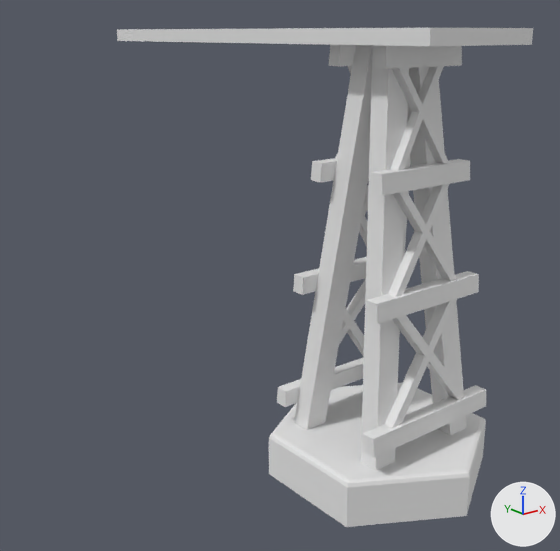
The Blender file _Intensifs-2025 (Dossier Unity)/Assets/_Leslie/SM_bridge.blend: old version first, new version second.
Camera for both pictures: a 50 mm camera at (-22.9, -33.5, 13.9) aimed at (-2.9, -8.4, 3.9). Arrows for +X, +Y and +Z are at lower right; the lights stay in place.

Before the edit, the objects in view are built like this:
```python
ob_cube = bpy.data.objects.new('Cube', me_cube_005)
ob_cube.location = (0.0, -11.96, 0.0)
ob_cube_001 = bpy.data.objects.new('Cube.001', me_cube_007)
ob_cube_001.location = (0.0, -11.96, 0.0)
ob_cube_002 = bpy.data.objects.new('Cube.002', me_cube_008)
ob_cube_002.location = (0.0, -11.96, 0.0)
ob_poutres_bas = bpy.data.objects.new('poutres_bas', me_cube_003)
ob_poutres_bas.location = (0.0, -11.96, 0.0)
ob_poutres_bas.rotation_euler = (-0.0952, 0.0, 0.0)  # degrees (-5.5, 0, 0)
ob_poutres_bas.scale = (3.02, 0.291, 0.391)
ob_poutres_bas_001 = bpy.data.objects.new('poutres_bas.001', me_cube_009)
ob_poutres_bas_001.location = (0.0, -12.5, -5.25)
ob_poutres_bas_001.rotation_euler = (-0.0952, 0.0, 0.0)  # degrees (-5.5, 0, 0)
ob_poutres_bas_001.scale = (3.49, 0.291, 0.391)
ob_poutres_centrales = bpy.data.objects.new('poutres_centrales', me_cube_001)
ob_poutres_centrales.location = (0.0, -11.96, 0.0)
ob_poutres_centrales.scale = (0.546, 0.436, 6.73)
ob_poutres_haut = bpy.data.objects.new('poutres_haut', me_cube_004)
ob_poutres_haut.location = (0.0, -11.96, 0.0)
ob_poutres_haut.rotation_euler = (-0.0935, 0.0, 0.0)  # degrees (-5.4, 0, 0)
ob_poutres_haut.scale = (2.09, 0.291, 0.391)
ob_poutres_milieu = bpy.data.objects.new('poutres_milieu', me_cube_002)
ob_poutres_milieu.location = (0.0, -11.96, 0.0)
ob_poutres_milieu.rotation_euler = (-0.0948, 0.0, 0.0)  # degrees (-5.4, 0, 0)
ob_poutres_milieu.scale = (2.53, 0.291, 0.391)
ob_tuile = bpy.data.objects.new('tuile', me_cylinder)
ob_tuile.location = (0.0, -11.96, -4.8)
ob_tuile.rotation_euler = (1.571, 0.0, 0.0)  # degrees (90, 0, 0)
# also in view: 'Cube.003' at (0.0, -5.3, 13.8)
```
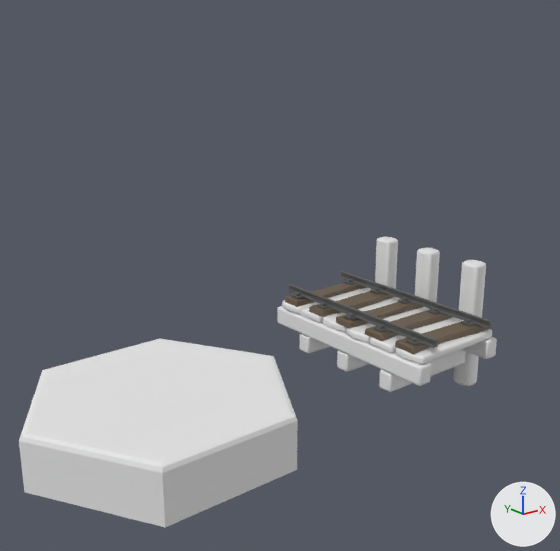
The change, as a diff of the scene's bpy script:
```diff
--- a/_Intensifs-2025 (Dossier Unity)/Assets/_Leslie/SM_bridge.blend.py
+++ b/_Intensifs-2025 (Dossier Unity)/Assets/_Leslie/SM_bridge.blend.py
@@ me_cube_005 @@
-me_cube_005.from_pydata(...)  # 24 vertices, 16 faces; spans x -1.82..1.83, y -2.26..-1.43, z 4.26..8.24
+me_cube_005.from_pydata(...)  # 88 vertices, 82 faces; spans x -2.38..1.71, y -16.11..-11.93, z 2.16..2.49
+# me_cube_005 part 1: 88 vertices added at x -2.38..1.71, y -16.11..-11.93, z 2.16..2.49
+# me_cube_005 part 2: 24 vertices removed from x -1.82..1.83, y -2.26..-1.43, z 4.26..8.24
+# me_cube_005 part 3: the surface is now shaded smooth
@@ me_cube_007 @@
-me_cube_007.from_pydata(...)  # 24 vertices, 16 faces; spans x -1.47..1.48, y -1.74..-0.97, z 9.01..12.72
+me_cube_007.from_pydata(...)  # 18 vertices, 16 faces; spans x 1.7..2.57, y -15.66..-14.73, z -0.56..4.86
+# me_cube_007 part 4: 24 vertices removed from x -1.47..1.48, y -1.74..-0.97, z 9.01..12.72
+# me_cube_007 part 5: 18 vertices added at x 1.7..2.57, y -15.66..-14.73, z -0.56..4.86
+# me_cube_007 part 6: the surface is now shaded smooth
@@ me_cube_008 @@
-me_cube_008.from_pydata(...)  # 24 vertices, 16 faces; spans x -2.27..2.28, y -2.81..-1.87, z -1.0..3.49
+me_cube_008.from_pydata(...)  # 8 vertices, 6 faces; spans x 1.53..2.18, y -16.18..-7.64, z 1.33..2.13
+# me_cube_008 part 7: a new loose piece, a box spanning x 1.53..2.18, y -16.18..-7.64, z 1.33..2.13
+# me_cube_008 part 8: the loose piece of 8 vertices spanning x -1.87..2.28, y -2.81..-1.87, z -1.0..3.49 is deleted
+# me_cube_008 part 9: the loose piece of 8 vertices spanning x 0.0..1.88, y -2.55..-1.87, z 1.52..3.49 is deleted
+# me_cube_008 part 10: the loose piece of 8 vertices spanning x -2.27..-0.01, y -2.81..-2.08, z -1.0..1.48 is deleted
+# me_cube_008 part 11: the surface is now shaded smooth
@@ me_cube_010 @@
 me_cube_010.from_pydata(...)  # 8 vertices, 6 faces; spans x -1.0..1.0, y -1.0..1.0, z -1.0..1.0
 # used by ob_cube_003; location = (0.0, -5.33, 13.8); scale = (2.8, 10.7, 0.289)
+# me_cube_010 part 12: the whole mesh is scaled about its middle by (0.326, 2.3, 0.4), then moved by (1.85, -13.88, 1.73)
@@ ob_tuile @@
 ob_tuile = bpy.data.objects.new('tuile', me_cylinder)
-ob_tuile.location = (0.0, -11.96, -4.8)
-ob_tuile.rotation_euler = (1.571, 0.0, 0.0)  # degrees (90, 0, 0)
+ob_tuile.location = (-10.92, -11.93, 0.2)
+ob_tuile.rotation_euler = (1.571, 0.0, 0.525)  # degrees (90, 0, 30)
@@ ob_poutres_centrales @@
-ob_poutres_centrales = bpy.data.objects.new('poutres_centrales', me_cube_001)
@@ ob_poutres_milieu @@
-ob_poutres_milieu = bpy.data.objects.new('poutres_milieu', me_cube_002)
@@ ob_poutres_bas @@
-ob_poutres_bas = bpy.data.objects.new('poutres_bas', me_cube_003)
@@ ob_poutres_haut @@
-ob_poutres_haut = bpy.data.objects.new('poutres_haut', me_cube_004)
@@ ob_cube @@
 ob_cube = bpy.data.objects.new('Cube', me_cube_005)
-ob_cube.location = (0.0, -11.96, 0.0)
+ob_cube.location = (0.3, 0.0, 0.0)
+ob_cube.scale = (1.16, 1.0, 1.0)
 _m = ob_cube.modifiers.new('Mirror', 'MIRROR')
@@ ob_cube_001 @@
 ob_cube_001 = bpy.data.objects.new('Cube.001', me_cube_007)
-ob_cube_001.location = (0.0, -11.96, 0.0)
-_m = ob_cube_001.modifiers.new('Mirror', 'MIRROR')
-_m.use_axis = (False, True, False)
+ob_cube_001.location = (0.5, 0.79, 0.0)
+_m = ob_cube_001.modifiers.new('Bevel', 'BEVEL')
+_m.segments = 3
+_m = ob_cube_001.modifiers.new('Array', 'ARRAY')
+_m.count = 3
+_m.relative_offset_displace = (0.0, 2.65, 0.0)
@@ ob_cube_002 @@
 ob_cube_002 = bpy.data.objects.new('Cube.002', me_cube_008)
-ob_cube_002.location = (0.0, -11.96, 0.0)
-_m = ob_cube_002.modifiers.new('Mirror', 'MIRROR')
-_m.use_axis = (False, True, False)
+ob_cube_002.location = (0.01, 0.0, 0.03)
+_m = ob_cube_002.modifiers.new('Bevel', 'BEVEL')
+_m.segments = 3
+_m = ob_cube_002.modifiers.new('Array', 'ARRAY')
+_m.relative_offset_displace = (-6.1, 0.0, 0.0)
@@ ob_poutres_bas_001 @@
-ob_poutres_bas_001 = bpy.data.objects.new('poutres_bas.001', me_cube_009)
@@ ob_cube_003 @@
 ob_cube_003 = bpy.data.objects.new('Cube.003', me_cube_010)
-ob_cube_003.location = (0.0, -5.33, 13.8)
-ob_cube_003.scale = (2.8, 10.7, 0.289)
+ob_cube_003.location = (-13.99, -11.34, -0.78)
+ob_cube_003.rotation_euler = (0.0, 0.0, 1.571)  # degrees (0, 0, 90)
@@ ob_sm_raila @@
+ob_sm_raila = bpy.data.objects.new('SM_railA', me_mesh)  # 4284 vertices, 4238 faces; spans x -4.33..4.33, y -0.03..0.62, z -2.28..2.37; in mat_ma_metal (dark grey #595959), mat_ma_wood (brown #695947)
+ob_sm_raila.location = (-0.1, -11.94, 2.47)
+ob_sm_raila.rotation_euler = (1.571, 0.0, 1.571)  # degrees (90, 0, 90)
+ob_sm_raila.scale = (0.988, 0.988, 0.988)
```

Boxes [x1, y1, x2, y2] around the edits, measured in the pictures (560 x 551 px):
'tuile', moved, turned
    before: [269, 383, 486, 527]
    after: [19, 339, 298, 527]
'poutres_centrales', deleted
    before: [294, 45, 467, 471]
'Cube.003', moved, turned, rescaled
    before: [117, 28, 533, 46]
    after: [299, 334, 466, 392]
'Cube.002', reshaped, moved, modifiers changed
    before: [339, 278, 465, 428]
    after: [277, 306, 497, 386]
'SM_railA', added
    after: [285, 271, 491, 355]
'Cube.001', reshaped, moved, modifiers changed (42% taller)
    before: [335, 66, 449, 171]
    after: [375, 237, 486, 386]
'Cube', reshaped, moved, rescaled (51% wider, 34% shorter)
    before: [318, 180, 457, 297]
    after: [282, 287, 492, 364]
'poutres_bas.001', deleted
    before: [277, 357, 486, 458]
'poutres_bas', deleted
    before: [293, 257, 479, 324]
'poutres_milieu', deleted
    before: [311, 158, 470, 196]
'poutres_haut', deleted
    before: [329, 45, 462, 69]
part 1 of me_cube_005, added
    after: [282, 287, 492, 364]
part 2 of me_cube_005, deleted
    before: [318, 180, 457, 297]
part 4 of me_cube_007, deleted
    before: [335, 66, 449, 171]
part 5 of me_cube_007, added
    after: [375, 237, 486, 386]
part 7 of me_cube_008, added
    after: [277, 306, 497, 386]
part 8 of me_cube_008, deleted
    before: [343, 308, 465, 400]
part 9 of me_cube_008, deleted
    before: [346, 278, 457, 351]
part 10 of me_cube_008, deleted
    before: [339, 323, 429, 428]
